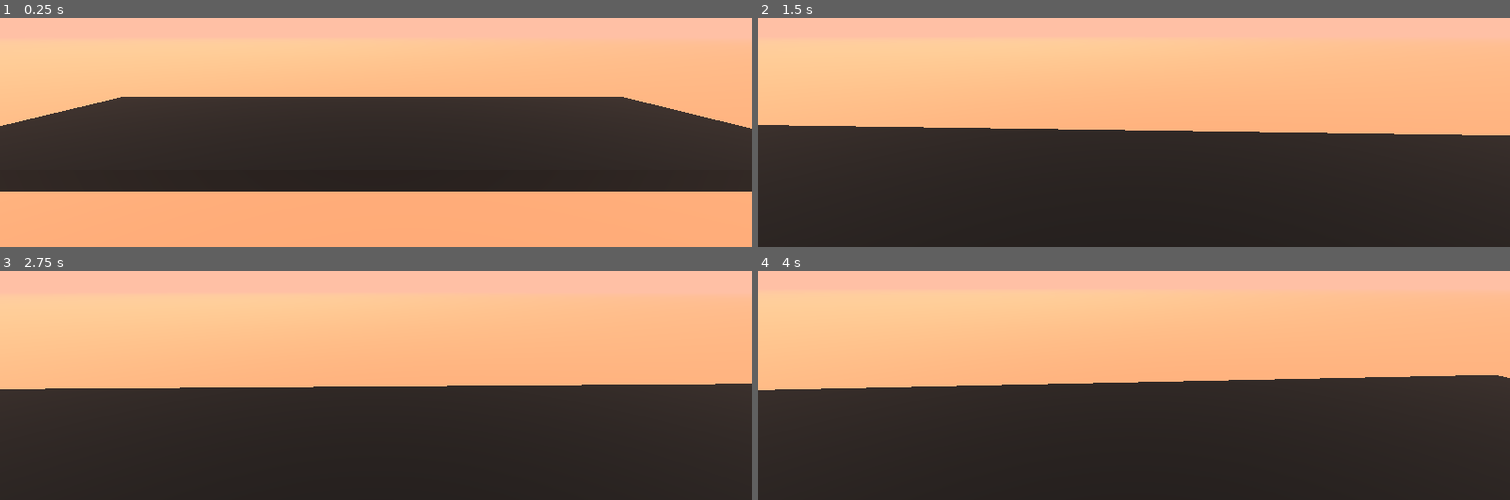
Above: before the commit, frames 1-4 (two rows, left to right).
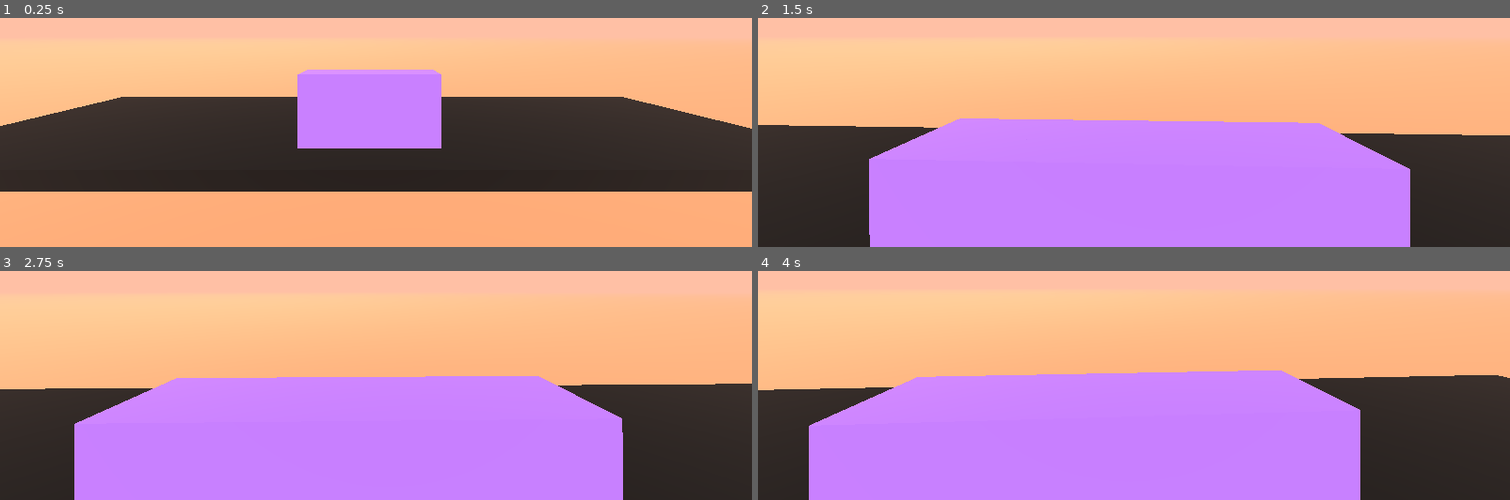
Above: after the commit, the same moments.

Repository: JustKesha/coffee-shop-game
Game: Godot game, scene res://demo.tscn
The game is run twice, just before and just after one commit, with the same random seed, the same clock (stepped at 60 frames per second) and the same inputs.
Inputs (mouse positions are in pixels of both pictures, inside the frame that each line leads up to):
- Up to frame 1 (0.25 s): no input
- Up to frame 2 (1.5 s): tap Enter at 0.5 s; move the mouse to (1171, 34) at 0.52 s; press the mouse at (1171, 34) at 0.53 s; hold W (forward) from 0.53 s (still down); tap Mouse wheel down (zoom_in, bound only after the commit) at 0.8, 1.35 s; tap Space at 1.25 s; move the mouse to (1096, 38) at 1.27 s; release the mouse at (1096, 38) at 1.28 s
- Up to frame 3 (2.75 s): keep holding W (forward); tap Mouse wheel up (zoom_out, bound only after the commit) at 1.55 s; tap Enter at 2 s; move the mouse to (391, 282) at 2.02 s; hold Mouse wheel up (zoom_out, bound only after the commit) from 2.03 s (still down); click (391, 282) at 2.3 s
- Up to frame 4 (4 s): keep holding W (forward); tap Space at 2.75 s; move the mouse to (1126, 296) at 2.77 s; release Mouse wheel up (zoom_out, bound only after the commit) at 2.78 s; click (1126, 296) at 2.85 s; tap Mouse wheel down (zoom_in, bound only after the commit) at 3.05 s; tap Enter at 3.5 s; move the mouse to (1186, 293) at 3.52 s; hold Mouse wheel down (zoom_in, bound only after the commit) from 3.53 s (still down); tap Mouse wheel up (zoom_out, bound only after the commit) at 3.8 s

The runs differ from the first frame. In frame 1, 6.6% of the frame differs, in the area x 39-59%, y 22-57%; in frame 2, 37%; in frame 3, 37%; in frame 4, 38%, in the area x 2-93%, y 43-100%.

Commit message:
Added an ability to drag around and zoom in/out on objects

Diff:
--- a/demo.tscn
+++ b/demo.tscn
@@ -1,6 +1,8 @@
-[gd_scene load_steps=16 format=3 uid="uid://c2jog48i1mbmd"]
+[gd_scene load_steps=18 format=3 uid="uid://c2jog48i1mbmd"]
 
 [ext_resource type="Script" path="res://player_camera.gd" id="1_abaij"]
+[ext_resource type="Script" path="res://player_drag.gd" id="2_7ue2e"]
+[ext_resource type="PackedScene" uid="uid://b2gtd58viutnu" path="res://item.tscn" id="3_1kfri"]
 
 [sub_resource type="Environment" id="Environment_01jxy"]
 background_mode = 1
@@ -101,6 +103,11 @@
 transform = Transform3D(1, 0, 0, 0, 1, 0, 0, 0, 1, 0, 1, 0)
 script = ExtResource("1_abaij")
 
+[node name="DragRaycast" type="RayCast3D" parent="Player/Camera"]
+target_position = Vector3(0, 0, -2)
+collision_mask = 4
+script = ExtResource("2_7ue2e")
+
 [node name="Ground" type="StaticBody3D" parent="."]
 collision_mask = 0
 
@@ -132,3 +139,15 @@
 
 [node name="Hitbox" type="CollisionShape3D" parent="Workbench"]
 shape = SubResource("BoxShape3D_tdvum")
+
+[node name="Item1" parent="." instance=ExtResource("3_1kfri")]
+transform = Transform3D(1, 0, 0, 0, 1, 0, 0, 0, 1, 0, 0.886522, -1.57979)
+
+[node name="Item2" parent="." instance=ExtResource("3_1kfri")]
+transform = Transform3D(1, 0, 0, 0, 1, 0, 0, 0, 1, 0, 0.886522, -1.57979)
+
+[node name="Item3" parent="." instance=ExtResource("3_1kfri")]
+transform = Transform3D(1, 0, 0, 0, 1, 0, 0, 0, 1, 0, 0.886522, -1.57979)
+
+[node name="Item4" parent="." instance=ExtResource("3_1kfri")]
+transform = Transform3D(1, 0, 0, 0, 1, 0, 0, 0, 1, 0, 0.886522, -1.57979)
--- /dev/null
+++ b/item.tscn
@@ -0,0 +1,22 @@
+[gd_scene load_steps=4 format=3 uid="uid://b2gtd58viutnu"]
+
+[sub_resource type="StandardMaterial3D" id="StandardMaterial3D_v8tf7"]
+albedo_color = Color(0.623529, 0.454902, 1, 1)
+
+[sub_resource type="BoxMesh" id="BoxMesh_r08qs"]
+material = SubResource("StandardMaterial3D_v8tf7")
+size = Vector3(0.2, 0.4, 0.2)
+
+[sub_resource type="BoxShape3D" id="BoxShape3D_vvyti"]
+size = Vector3(0.2, 0.4, 0.2)
+
+[node name="Item" type="RigidBody3D"]
+transform = Transform3D(1, 0, 0, 0, 1, 0, 0, 0, 1, 0, 0.886522, -2.04709)
+collision_layer = 4
+collision_mask = 5
+
+[node name="Mesh" type="MeshInstance3D" parent="."]
+mesh = SubResource("BoxMesh_r08qs")
+
+[node name="Hitbox" type="CollisionShape3D" parent="."]
+shape = SubResource("BoxShape3D_vvyti")
--- /dev/null
+++ b/player_drag.gd
@@ -0,0 +1,69 @@
+extends RayCast3D
+
+var DRAG_SPEED = 5.0
+var ZOOM_SPEED = 0.25
+var ZOOM_MIN = 0.5
+var ZOOM_MAX = 2.0
+
+var drag_object: RigidBody3D
+var drag_distance: float
+
+func get_collision_distance() -> float:
+	if not is_colliding():
+		return -1
+
+	return global_transform.origin.distance_to(get_collision_point())
+
+func start_dragging(new_drag_object: RigidBody3D):
+	if drag_object:
+		stop_dragging()
+
+	new_drag_object.freeze = true
+
+	drag_object = new_drag_object
+	drag_distance = get_collision_distance()
+
+func stop_dragging():
+	if not drag_object:
+		return
+
+	drag_object.freeze = false
+
+	drag_object = null
+
+func set_drag_distance(new_value: float):
+	if not drag_object:
+		return
+
+	drag_distance = clamp(new_value, ZOOM_MIN, ZOOM_MAX)
+
+func _input(event):
+	if event.is_action_pressed('interact'):
+		var aimed_object = get_collider()
+
+		if aimed_object is RigidBody3D:
+			start_dragging(aimed_object)
+
+	elif event.is_action_released('interact'):
+		stop_dragging()
+
+	if event.is_action_pressed('zoom_in'):
+		set_drag_distance(drag_distance - ZOOM_SPEED)
+	elif event.is_action_pressed('zoom_out'):
+		set_drag_distance(drag_distance + ZOOM_SPEED)
+
+func drag(
+	delta: float,
+	drag_object: RigidBody3D = drag_object,
+	speed: float = DRAG_SPEED ):
+	if not drag_object:
+		return
+
+	var forward = -get_global_transform().basis.z
+	var drag_position = global_position + forward * drag_distance
+	var new_object_position = drag_object.global_position.lerp(drag_position, speed * delta)
+
+	drag_object.global_position = new_object_position
+
+func _process(delta: float) -> void:
+	drag(delta)
--- a/project.godot
+++ b/project.godot
@@ -36,6 +36,21 @@
 "events": [Object(InputEventKey,"resource_local_to_scene":false,"resource_name":"","device":-1,"window_id":0,"alt_press …(192 unchanged characters)…
 ]
 }
+interact={
+"deadzone": 0.5,
+"events": [Object(InputEventMouseButton,"resource_local_to_scene":false,"resource_name":"","device":-1,"window_id":0,"alt_pressed":false,"shift_pressed":false,"ctrl_pressed":false,"meta_pressed":false,"button_mask":1,"position":Vector2(265, 14),"global_position":Vector2(274, 60),"factor":1.0,"button_index":1,"canceled":false,"pressed":true,"double_click":false,"script":null)
+]
+}
+zoom_in={
+"deadzone": 0.5,
+"events": [Object(InputEventMouseButton,"resource_local_to_scene":false,"resource_name":"","device":-1,"window_id":0,"alt_pressed":false,"shift_pressed":false,"ctrl_pressed":false,"meta_pressed":false,"button_mask":16,"position":Vector2(224, 20),"global_position":Vector2(233, 66),"factor":1.0,"button_index":5,"canceled":false,"pressed":true,"double_click":false,"script":null)
+]
+}
+zoom_out={
+"deadzone": 0.5,
+"events": [Object(InputEventMouseButton,"resource_local_to_scene":false,"resource_name":"","device":-1,"window_id":0,"alt_pressed":false,"shift_pressed":false,"ctrl_pressed":false,"meta_pressed":false,"button_mask":8,"position":Vector2(172, 18),"global_position":Vector2(181, 64),"factor":1.0,"button_index":4,"canceled":false,"pressed":true,"double_click":false,"script":null)
+]
+}
 
 [layer_names]
 
